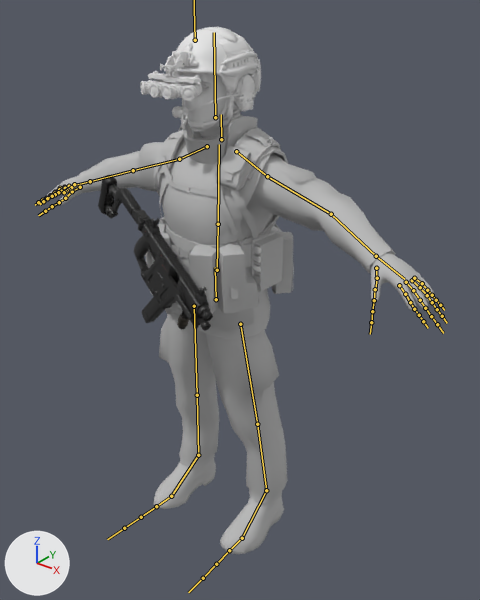
The FBX model Resource/Treder/treder.fbx as it was, and as the next commit left it.
The view is the same before and after, from a 50 mm camera at (1.359, -1.606, 1.975) aimed at (0.047, 0.035, 0.958). The lights are fixed; the arrows at lower left show +X, +Y and +Z. The bones that bend it are drawn over the model as lines.

The first picture shows 'bottomGun_low', 'sol_8_low', 'topGun_low'.
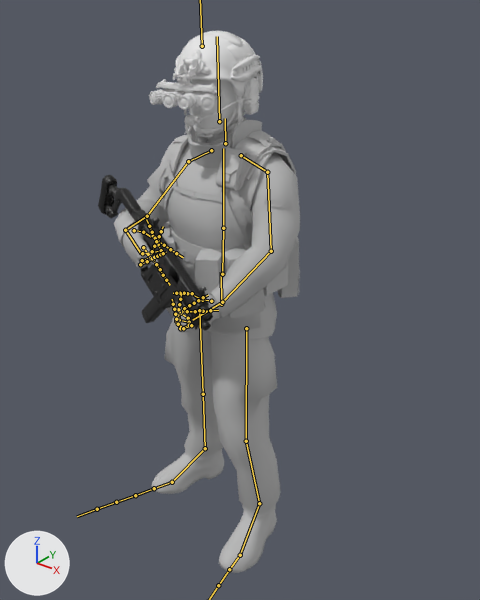
The newer file adds an action. The first version stands in its rest pose; the second is drawn at frame 1 of the action 'SWAT|SWAT|SWAT|SWAT|SWAT|SWATAction.001'.

Boxes [x1, y1, x2, y2] around the edits, measured in the pictures (480 x 600 px):
'sol_8_low', posed (52% narrower): before [46, 27, 434, 554]; after [114, 31, 300, 573]
bone 'mixamorig:Hips', root to tip: before (216, 299) to (215, 267); after (221, 304) to (221, 272)
bone 'mixamorig:Head', root to tip: before (215, 117) to (214, 32); after (219, 121) to (217, 36)
bone 'mixamorig:LeftShoulder', root to tip: before (236, 151) to (267, 176); after (241, 155) to (267, 172)
bone 'mixamorig:LeftArm', root to tip: before (267, 176) to (331, 214); after (267, 172) to (271, 251)
bone 'mixamorig:LeftForeArm', root to tip: before (331, 214) to (376, 256); after (271, 251) to (222, 302)
bone 'mixamorig:LeftHand', root to tip: before (376, 256) to (404, 279); after (222, 302) to (192, 320)
bone 'mixamorig:LeftHandThumb2', root to tip: before (377, 278) to (375, 290); after (202, 300) to (191, 294)
bone 'mixamorig:LeftHandThumb3', root to tip: before (375, 289) to (374, 300); after (192, 293) to (188, 293)
bone 'mixamorig:LeftHandIndex1', root to tip: before (399, 285) to (405, 294); after (188, 318) to (180, 313)
bone 'mixamorig:LeftHandIndex2', root to tip: before (405, 294) to (410, 302); after (180, 313) to (184, 308)
bone 'mixamorig:LeftHandMiddle1', root to tip: before (406, 282) to (413, 290); after (189, 322) to (179, 320)
bone 'mixamorig:LeftHandMiddle2', root to tip: before (413, 290) to (420, 300); after (179, 320) to (179, 312)
bone 'mixamorig:LeftHandMiddle3', root to tip: before (420, 300) to (425, 308); after (179, 312) to (187, 311)
bone 'mixamorig:LeftHandRing2', root to tip: before (420, 287) to (427, 295); after (180, 328) to (176, 321)
bone 'mixamorig:LeftHandPinky2', root to tip: before (422, 283) to (427, 290); after (183, 328) to (178, 324)
bone 'mixamorig:LeftHandPinky3', root to tip: before (427, 290) to (432, 295); after (178, 324) to (176, 319)
bone 'mixamorig:RightShoulder', root to tip: before (207, 146) to (179, 159); after (211, 150) to (188, 161)
bone 'mixamorig:RightArm', root to tip: before (179, 159) to (133, 170); after (188, 161) to (147, 216)
bone 'mixamorig:RightForeArm', root to tip: before (133, 170) to (90, 181); after (147, 216) to (125, 230)
bone 'mixamorig:RightHand', root to tip: before (90, 181) to (69, 186); after (125, 230) to (141, 253)
bone 'mixamorig:RightHandThumb1', root to tip: before (80, 187) to (72, 191); after (134, 230) to (143, 231)
bone 'mixamorig:RightHandThumb2', root to tip: before (72, 191) to (65, 198); after (143, 232) to (152, 237)
bone 'mixamorig:RightHandIndex1', root to tip: before (60, 188) to (55, 192); after (143, 247) to (148, 254)
bone 'mixamorig:RightHandMiddle1', root to tip: before (64, 187) to (59, 189); after (142, 253) to (152, 252)
bone 'mixamorig:RightHandMiddle3', root to tip: before (54, 193) to (51, 196); after (161, 250) to (158, 244)
bone 'mixamorig:RightHandRing1', root to tip: before (69, 186) to (65, 188); after (142, 260) to (150, 257)
bone 'mixamorig:RightHandRing2', root to tip: before (65, 188) to (61, 191); after (150, 257) to (152, 251)
bone 'mixamorig:RightHandPinky1', root to tip: before (74, 184) to (71, 187); after (140, 264) to (147, 261)
bone 'mixamorig:LeftUpLeg', root to tip: before (240, 324) to (257, 424); after (246, 328) to (246, 441)
bone 'mixamorig:LeftLeg', root to tip: before (257, 424) to (266, 490); after (246, 441) to (259, 503)
bone 'mixamorig:LeftFoot', root to tip: before (266, 490) to (242, 538); after (259, 503) to (240, 555)
bone 'mixamorig:RightUpLeg', root to tip: before (194, 306) to (197, 395); after (199, 310) to (203, 394)
bone 'mixamorig:RightLeg', root to tip: before (197, 395) to (198, 455); after (203, 394) to (205, 448)
bone 'mixamorig:RightFoot', root to tip: before (198, 455) to (171, 496); after (205, 448) to (172, 482)

What the commit changed:
Bone 'mixamorig:Hips' (bone_mixamorig_hips) moves from (0.0, 0.0, 0.0) to (0.026, -0.009, 0.0).
Bone 'mixamorig:Head' (bone_mixamorig_head) turns from (0, 0, 0) to (2, 11, -1) degrees about its own x, y and z.
Bone 'mixamorig:LeftShoulder' (bone_mixamorig_leftshoulder) turns from (0, 0, 0) to (-13, 8, 16) degrees about its own x, y and z.
Bone 'mixamorig:LeftArm' (bone_mixamorig_leftarm) turns from (0, 0, 0) to (59, -3, 20) degrees about its own x, y and z.
Bone 'mixamorig:LeftForeArm' (bone_mixamorig_leftforearm) turns from (0, 0, 0) to (33, -33, 1) degrees about its own x, y and z.
Bone 'mixamorig:LeftHand' (bone_mixamorig_lefthand) turns from (0, 0, 0) to (-9, -24, 39) degrees about its own x, y and z.
Bone 'mixamorig:LeftHandThumb2' (bone_mixamorig_lefthandthumb2) turns from (0, 0, 0) to (39, 0, -19) degrees about its own x, y and z.
Bone 'mixamorig:LeftHandThumb3' (bone_mixamorig_lefthandthumb3) turns from (0, 0, 0) to (30, -4, -58) degrees about its own x, y and z.
Bone 'mixamorig:LeftHandIndex1' (bone_mixamorig_lefthandindex1) turns from (0, 0, 0) to (57, 7, -12) degrees about its own x, y and z.
Bone 'mixamorig:LeftHandIndex2' (bone_mixamorig_lefthandindex2) turns from (0, 0, 0) to (63, 26, -12) degrees about its own x, y and z.
Bone 'mixamorig:LeftHandMiddle1' (bone_mixamorig_lefthandmiddle1) turns from (0, 0, 0) to (31, -6, 4) degrees about its own x, y and z.
Bone 'mixamorig:LeftHandMiddle2' (bone_mixamorig_lefthandmiddle2) turns from (0, 0, 0) to (79, 22, 5) degrees about its own x, y and z.
Bone 'mixamorig:LeftHandMiddle3' (bone_mixamorig_lefthandmiddle3) turns from (0, 0, 0) to (73, 0, 0) degrees about its own x, y and z.
Bone 'mixamorig:LeftHandRing2' (bone_mixamorig_lefthandring2) turns from (0, 0, 0) to (78, 6, -10) degrees about its own x, y and z.
Bone 'mixamorig:LeftHandPinky2' (bone_mixamorig_lefthandpinky2) turns from (0, 0, 0) to (45, 9, 8) degrees about its own x, y and z.
Bone 'mixamorig:LeftHandPinky3' (bone_mixamorig_lefthandpinky3) turns from (0, 0, 0) to (42, 8, 8) degrees about its own x, y and z.
Bone 'mixamorig:RightShoulder' (bone_mixamorig_rightshoulder) turns from (0, 0, 0) to (-1, 4, 8) degrees about its own x, y and z.
Bone 'mixamorig:RightArm' (bone_mixamorig_rightarm) turns from (0, 0, 0) to (42, 12, -28) degrees about its own x, y and z.
Bone 'mixamorig:RightForeArm' (bone_mixamorig_rightforearm) turns from (0, 0, 0) to (21, 21, -63) degrees about its own x, y and z.
Bone 'mixamorig:RightHand' (bone_mixamorig_righthand) turns from (0, 0, 0) to (50, -5, 24) degrees about its own x, y and z.
Bone 'mixamorig:RightHandThumb1' (bone_mixamorig_righthandthumb1) turns from (0, 0, 0) to (24, 3, 15) degrees about its own x, y and z.
Bone 'mixamorig:RightHandThumb2' (bone_mixamorig_righthandthumb2) turns from (0, 0, 0) to (-40, -28, 42) degrees about its own x, y and z.
Bone 'mixamorig:RightHandIndex1' (bone_mixamorig_righthandindex1) turns from (0, 0, 0) to (-14, 14, 5) degrees about its own x, y and z.
Bone 'mixamorig:RightHandMiddle1' (bone_mixamorig_righthandmiddle1) turns from (0, 0, 0) to (70, 1, 9) degrees about its own x, y and z.
Bone 'mixamorig:RightHandMiddle3' (bone_mixamorig_righthandmiddle3) turns from (0, 0, 0) to (88, 0, 0) degrees about its own x, y and z.
Bone 'mixamorig:RightHandRing1' (bone_mixamorig_righthandring1) turns from (0, 0, 0) to (79, 8, -6) degrees about its own x, y and z.
Bone 'mixamorig:RightHandRing2' (bone_mixamorig_righthandring2) turns from (0, 0, 0) to (44, 0, 0) degrees about its own x, y and z.
Bone 'mixamorig:RightHandPinky1' (bone_mixamorig_righthandpinky1) turns from (0, 0, 0) to (85, 1, -1) degrees about its own x, y and z.
Bone 'mixamorig:LeftUpLeg' (bone_mixamorig_leftupleg) turns from (0, 0, 0) to (13, 0, -1) degrees about its own x, y and z.
Bone 'mixamorig:LeftLeg' (bone_mixamorig_leftleg) turns from (0, 0, 0) to (-18, 0, 0) degrees about its own x, y and z.
Bone 'mixamorig:LeftFoot' (bone_mixamorig_leftfoot) turns from (0, 0, 0) to (3, -5, 6) degrees about its own x, y and z.
Bone 'mixamorig:RightUpLeg' (bone_mixamorig_rightupleg) turns from (0, 0, 0) to (-3, 1, -3) degrees about its own x, y and z.
Bone 'mixamorig:RightLeg' (bone_mixamorig_rightleg) turns from (0, 0, 0) to (-2, 9, -1) degrees about its own x, y and z.
Bone 'mixamorig:RightFoot' (bone_mixamorig_rightfoot) turns from (0, 0, 0) to (1, 7, -5) degrees about its own x, y and z.
